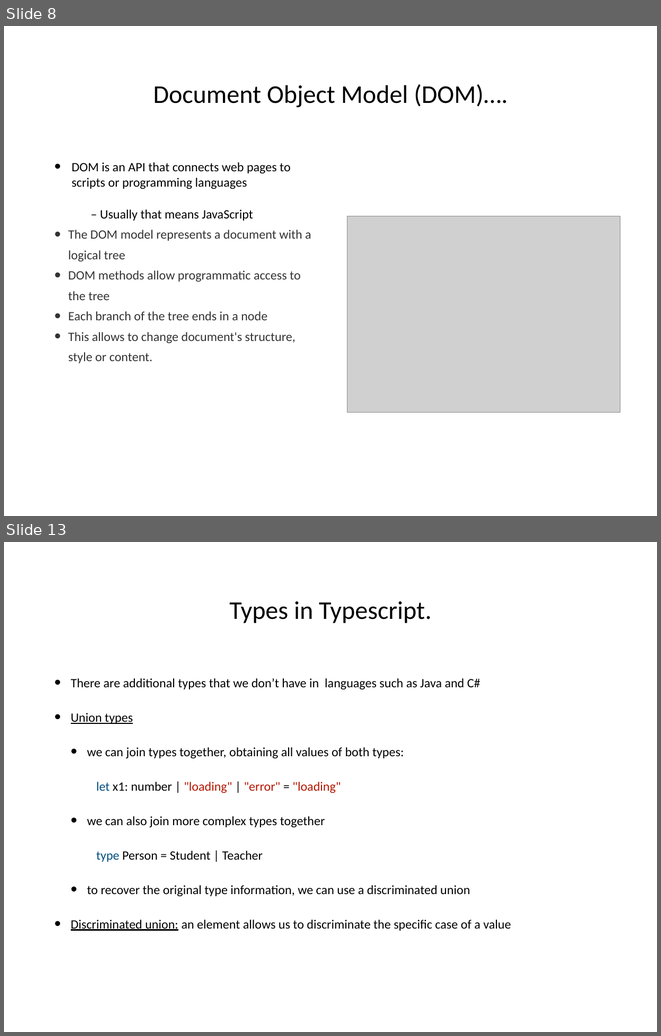
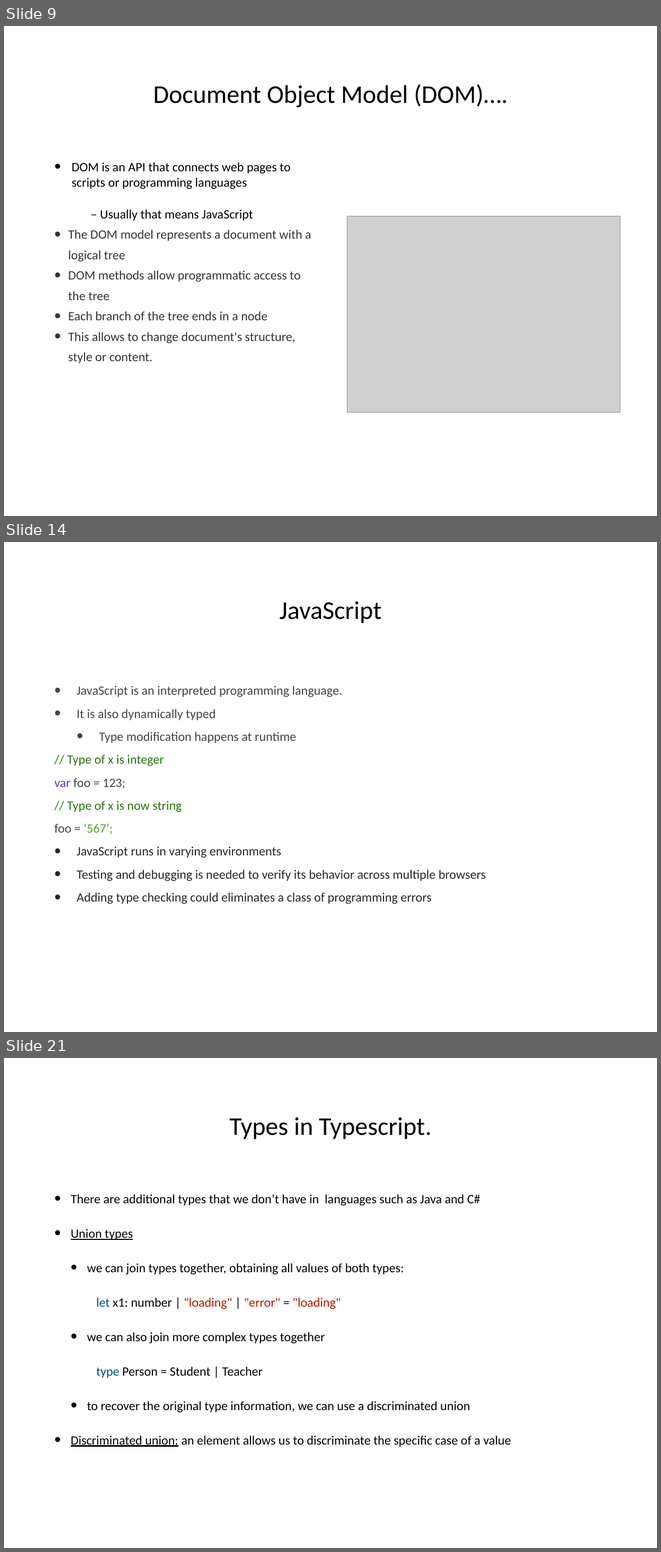
Before and after one commit to hogeschool/Development-5, a slide deck: Lectures/Lecture5/lesson5.pptx. Shown one above the other, each under a label of ours: slides 8 and 13 before the commit, slides 9, 14 and 21 after it; the slides between them are not shown. The pictures are 661x1036 and 661x1552 pixels, drawn with LibreOffice and Linux fonts; fonts in the diff are those of the drawing; grey boxes stand for pictures. Boxes give left, top, right and bottom in pixels: in the first picture for what was removed or moved away, otherwise in the second. Text is boxed around its words. In the diff, an @@ line names an element or a change of style, - is before the commit and + after.

```diff
--- a/Lectures/Lecture5/lesson5.pptx
+++ b/Lectures/Lecture5/lesson5.pptx
@@ slide 14 added at [4, 542, 657, 1032], background #FFFFFF @@
@@ title added at [280, 601, 382, 623], 40 pt, text #000000 @@
+JavaScript
@@ text added at [54, 686, 486, 903], 20 pt, text #262626 @@
+• JavaScript is an interpreted programming language.
+• It is also dynamically typed
+  • Type modification happens at runtime
+// Type of x is integer
+var foo = 123;
+// Type of x is now string
+foo = ‘567’;
+• JavaScript runs in varying environments
+• Testing and debugging is needed to verify its behavior across multiple browsers
+• Adding type checking could eliminates a class of programming errors
@@ what was slide 8 is now slide 9 @@
@@ what was slide 13 is now slide 21 @@
```
Also in this commit, not shown: 6 slides changed, 10 other slides added, 1 other file.
